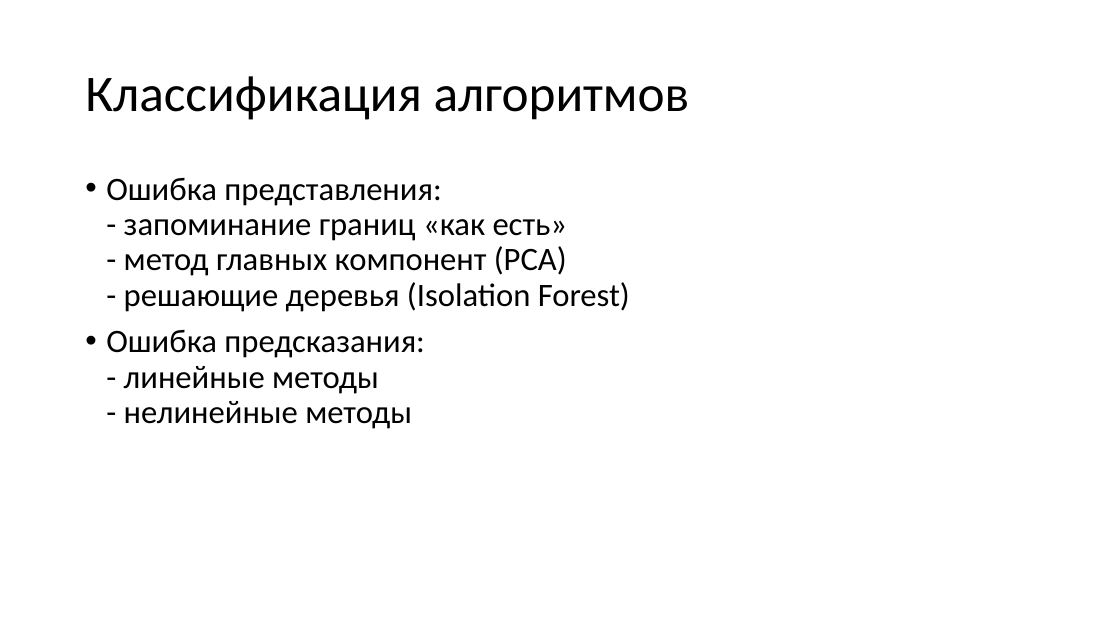
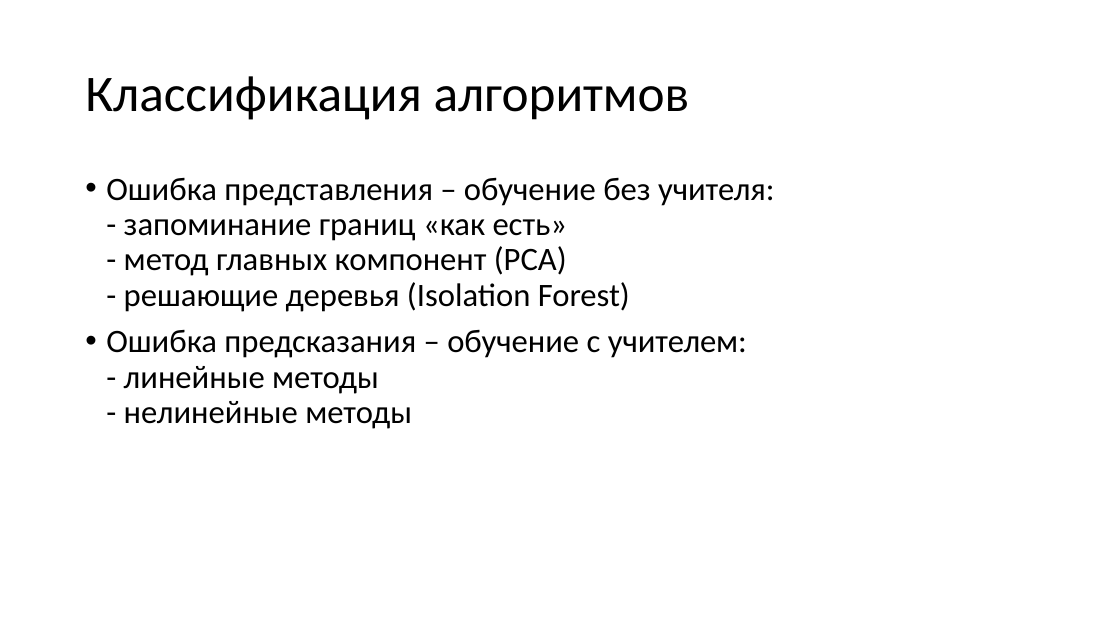
Before and after one commit to sau114/skillfactory_rds, a slide deck: slide 14 of module_final/story.pptx. Drawn at 1120x630 pixels with LibreOffice and Linux fonts; fonts in the diff are those of the drawing. Boxes give left, top, right and bottom in pixels: in the first picture for what was removed or moved away, otherwise in the second. Text is boxed around its words. In the diff, an @@ line names an element or a change of style, - is before the commit and + after.

```diff
--- a/module_final/story.pptx
+++ b/module_final/story.pptx
@@ text at bbox=[106, 177, 775, 429]: text changed @@
-• Ошибка представления:
-  - запоминание границ «как есть»
-  - метод главных компонент (PCA)
-  - решающие деревья (Isolation Forest)
-• Ошибка предсказания:
-  - линейные методы
-  - нелинейные методы
+• Ошибка представления – обучение без учителя:
+  - запоминание границ «как есть»
+  - метод главных компонент (PCA)
+  - решающие деревья (Isolation Forest)
+• Ошибка предсказания – обучение с учителем:
+  - линейные методы
+  - нелинейные методы
```
Also in this commit, not shown: 5 other slides changed, 1 other file.
